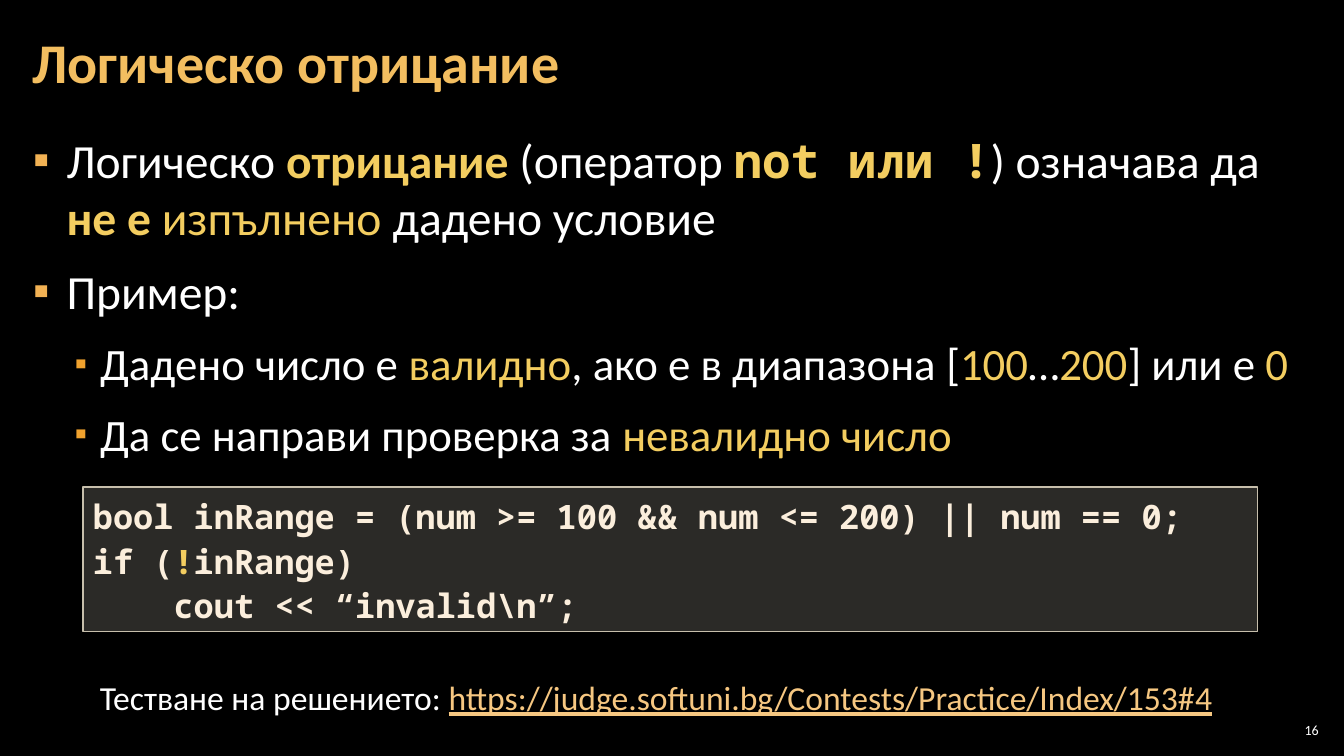
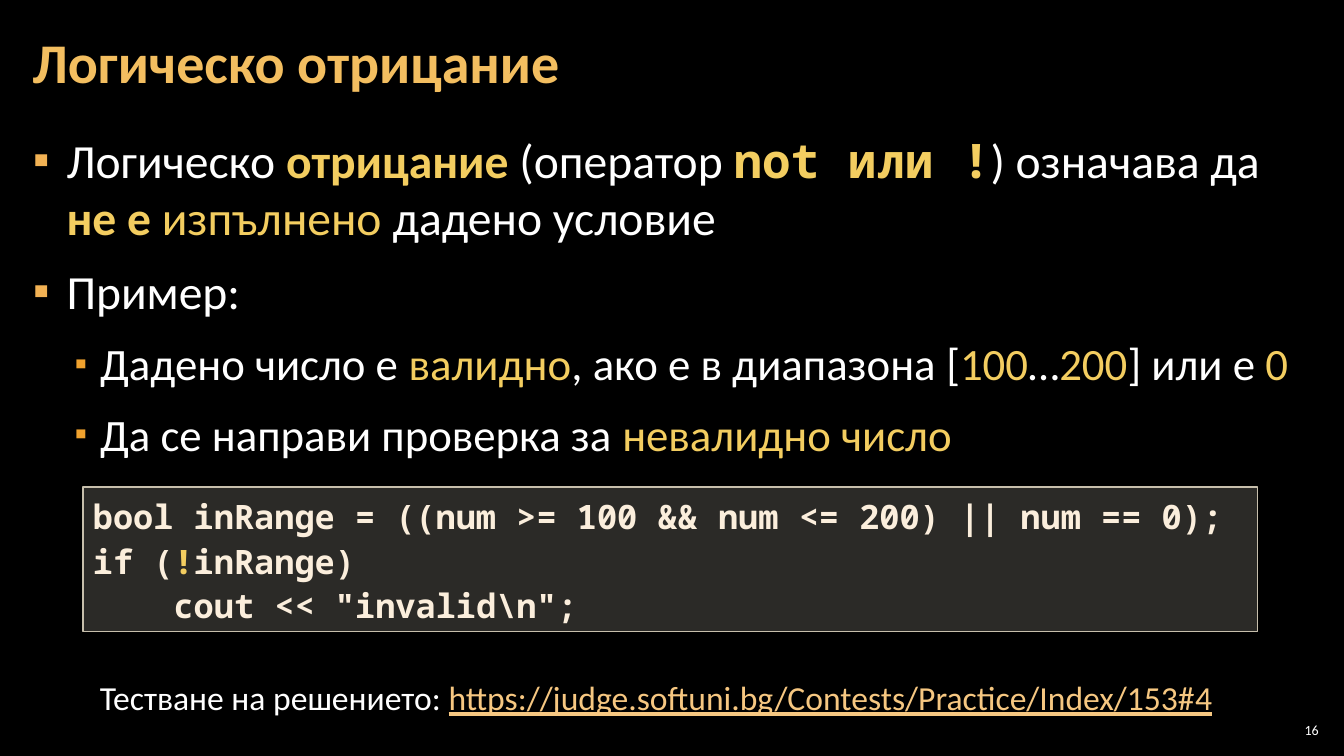
Before and after one commit to Software-University/C-plus-plus, a slide deck: slide 16 of 4. Complex-Conditions/4. Complex-Conditions.pptx. Drawn at 1344x756 pixels with LibreOffice and Linux fonts; fonts in the diff are those of the drawing; background and template pictures are left out. Boxes give left, top, right and bottom in pixels: in the first picture for what was removed or moved away, otherwise in the second. Text is boxed around its words. In the diff, an @@ line names an element or a change of style, - is before the commit and + after.

```diff
--- a/4. Complex-Conditions/4. Complex-Conditions.pptx
+++ b/4. Complex-Conditions/4. Complex-Conditions.pptx
@@ text in rectangle at <box>93,503,1223,538</box>: text changed @@
-bool inRange = (num >= 100 && num <= 200) || num == 0;
+bool inRange = ((num >= 100 && num <= 200) || num == 0);
@@ text in rectangle at <box>174,592,577,624</box>: text changed @@
-cout << “invalid\n”;
+cout << "invalid\n";
```
Also in this commit, not shown: 11 other slides changed, 5 other files.
